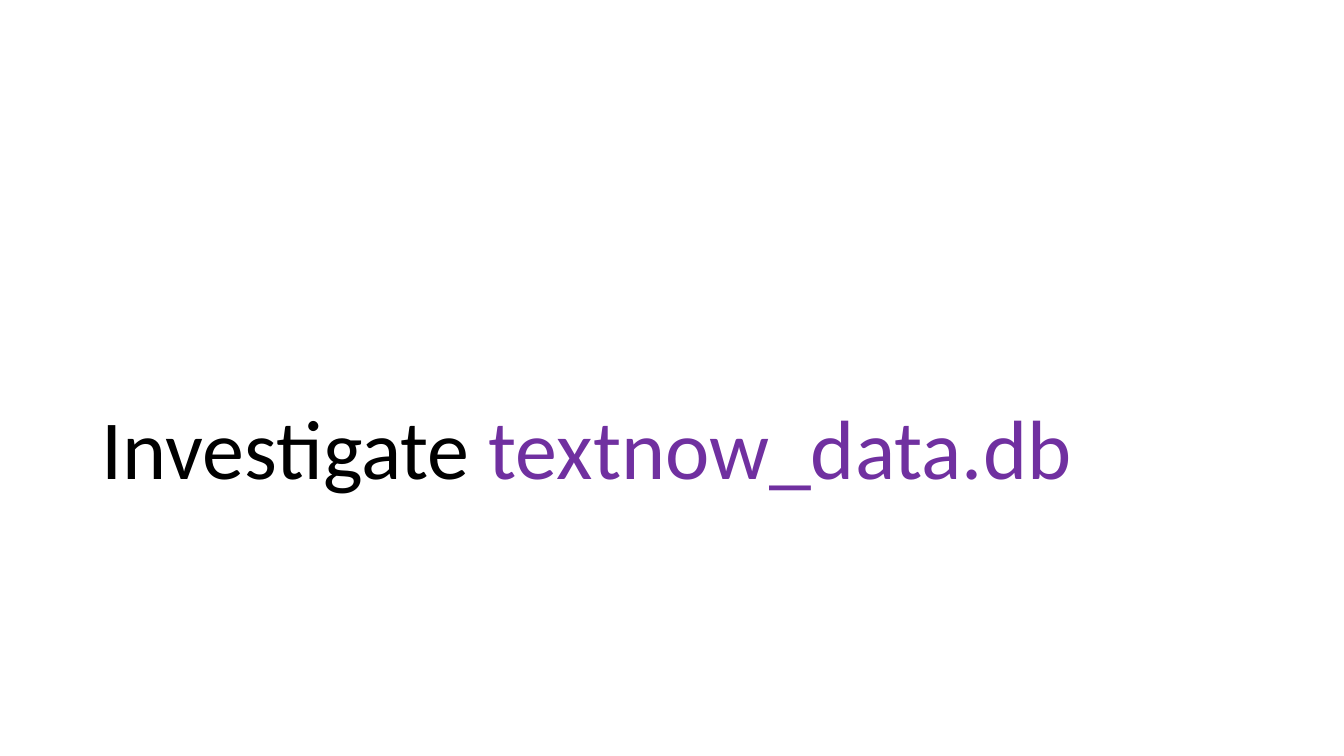
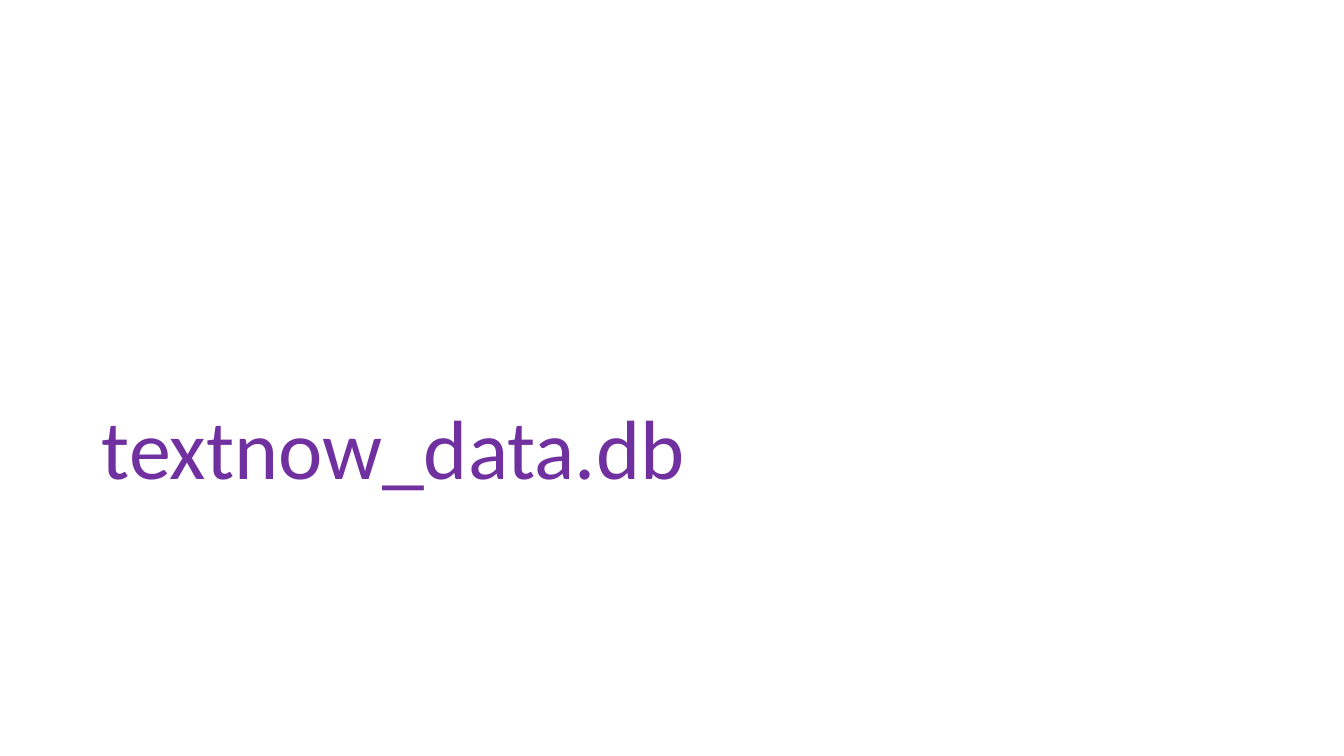
Before and after one commit to frankwxu/digital-forensics-lab, a slide deck: slide 13 of Android10/5_3_2_Third_Party_App_Investigation _textnow.pptx (slide 14 before the commit). Drawn at 1344x756 pixels with LibreOffice and Linux fonts; fonts in the diff are those of the drawing; background and template pictures are left out. Boxes give left, top, right and bottom in pixels: in the first picture for what was removed or moved away, otherwise in the second. Text is boxed around its words. In the diff, an @@ line names an element or a change of style, - is before the commit and + after.

```diff
--- a/Android10/5_3_2_Third_Party_App_Investigation _textnow.pptx
+++ b/Android10/5_3_2_Third_Party_App_Investigation _textnow.pptx
@@ title at (x1=102, y1=420, x2=685, y2=491): text changed @@
-Investigate textnow_data.db
+textnow_data.db
```
Also in this commit, not shown: 7 other slides changed, 1 slide removed, 1 other file.
